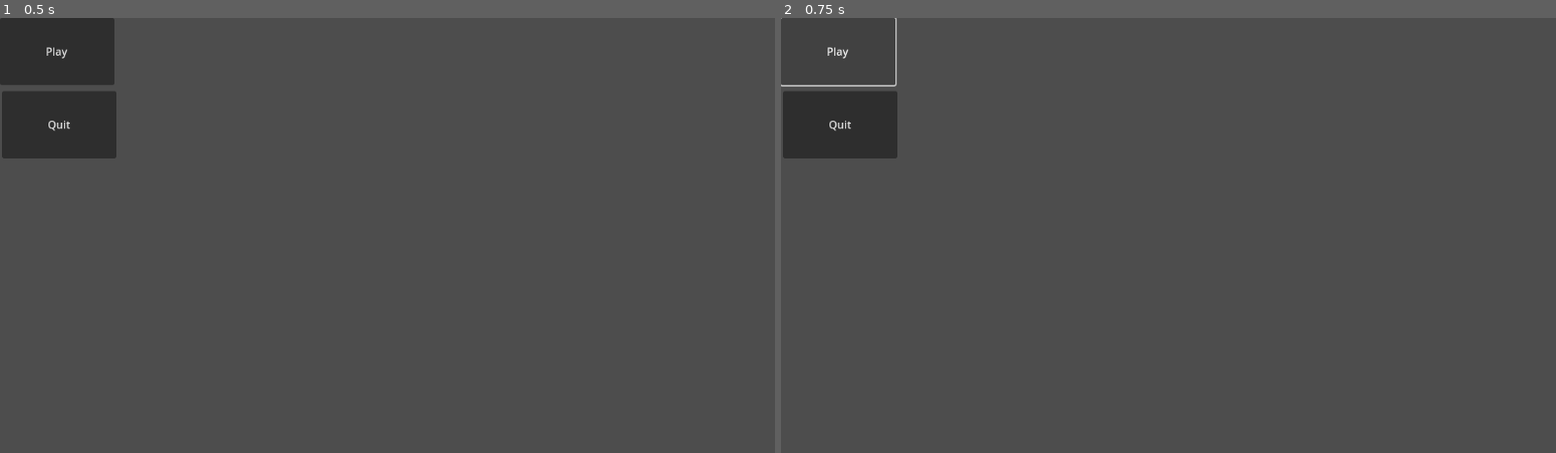
Above: before the commit, frames 1-2 (left to right).
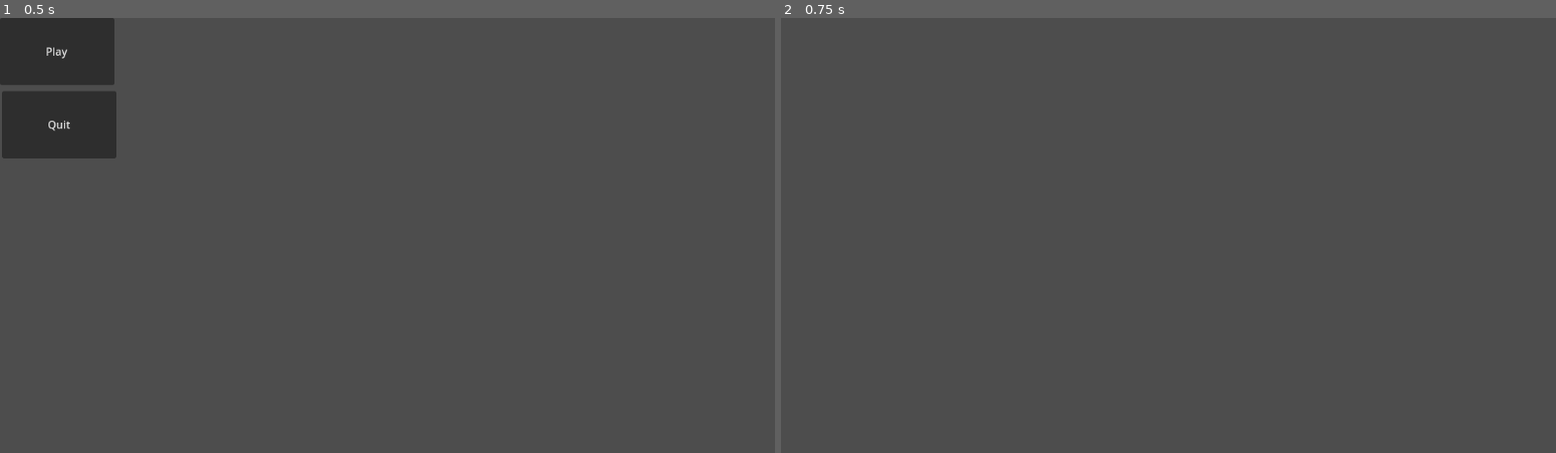
Above: after the commit, the same moments.

Repository: gregmjsco/intro-godot
Game: Godot game, scene res://main.tscn
The game is run twice, just before and just after one commit, with the same random seed, the same clock (stepped at 60 frames per second) and the same inputs.
Inputs:
- Up to frame 1 (0.5 s): no input
- Up to frame 2 (0.75 s): click "Play" at 0.5 s

Frame 1 is identical in both runs. In frame 2, 2.4% of the frame differs, in the area x 0-16%, y 0-33%.

Commit message:
Add world scene and button functionality

Diff:
--- /dev/null
+++ b/main.gd
@@ -0,0 +1,11 @@
+extends Node2D
+
+
+
+func _on_quit_pressed():
+	get_tree().quit()
+
+
+func _on_play_pressed():
+	get_tree().change_scene_to_file("res://world.tscn")
+	pass # Replace with function body.
--- a/main.tscn
+++ b/main.tscn
@@ -1,6 +1,9 @@
-[gd_scene format=3 uid="uid://c30k6hypf78f1"]
+[gd_scene load_steps=2 format=3 uid="uid://c30k6hypf78f1"]
+
+[ext_resource type="Script" path="res://main.gd" id="1_24gm1"]
 
 [node name="Main" type="Node2D"]
+script = ExtResource("1_24gm1")
 
 [node name="Play" type="Button" parent="."]
 offset_right = 170.0
@@ -13,3 +16,6 @@
 offset_right = 173.0
 offset_bottom = 209.0
 text = "Quit"
+
+[connection signal="pressed" from="Play" to="." method="_on_play_pressed"]
+[connection signal="pressed" from="Quit" to="." method="_on_quit_pressed"]
--- /dev/null
+++ b/world.tscn
@@ -0,0 +1,3 @@
+[gd_scene format=3 uid="uid://bupij0qoc2grs"]
+
+[node name="World" type="Node2D"]
